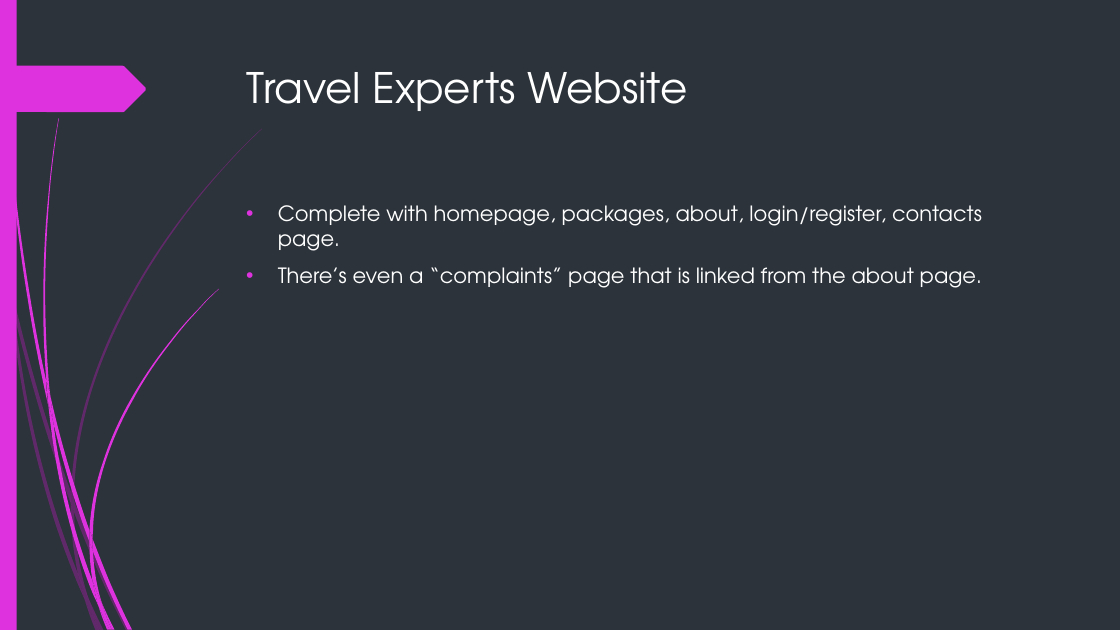
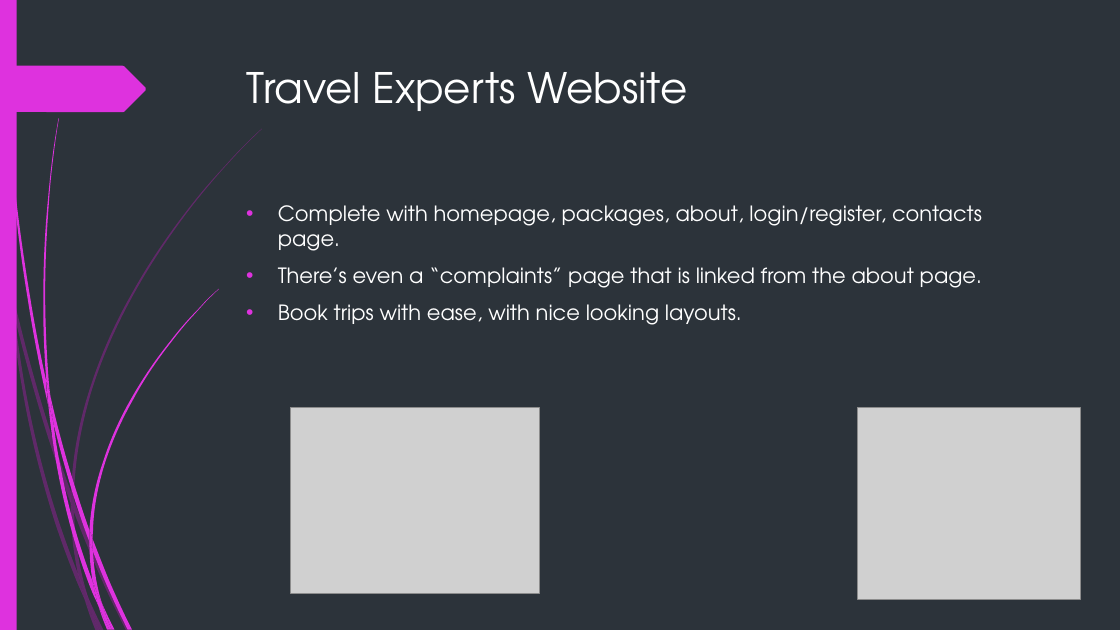
Before and after one commit to RoyalBis/OOSD-PROJ2-TEAM5, a slide deck: slide 5 of OOSD_Project2_Team5_Presentation.pptx. Drawn at 1120x630 pixels with LibreOffice and Linux fonts; fonts in the diff are those of the drawing; grey boxes stand for pictures. Boxes give left, top, right and bottom in pixels: in the first picture for what was removed or moved away, otherwise in the second. Text is boxed around its words. In the diff, an @@ line names an element or a change of style, - is before the commit and + after.

```diff
--- a/OOSD_Project2_Team5_Presentation.pptx
+++ b/OOSD_Project2_Team5_Presentation.pptx
@@ text at [278,304,742,325]: paragraph added @@
+• Book trips with ease, with nice looking layouts.
@@ picture added at [291,408,539,594] @@
@@ picture added at [858,408,1081,600] @@
```
Also in this commit, not shown: 2 other slides changed, 1 slide added, 3 other files.
